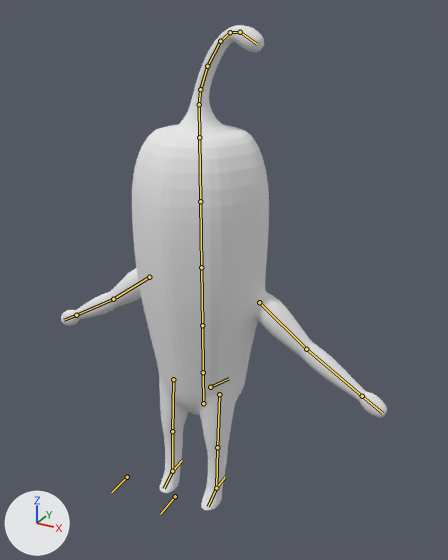
Before and after pictures for a commit that changed the Blender file Arts/Models/Characters/Pepper/Pepper.blend.
Camera for both pictures: a 50 mm lens placed at (5.03, -8.35, 8.57), pointed at (0.32, 0.21, 4.29). The axes (+X, +Y, +Z) are drawn at lower left. The lights are the same throughout. The bones that bend it are drawn over the model as lines.
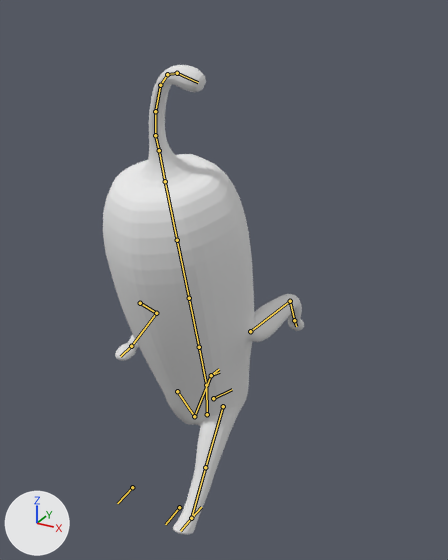
The newer file adds an action. The first version stands in its rest pose; the second is drawn at frame 24 of the action 'RunningAttackLong'.

What the commit changed:
Bone 'RootBone' (bone_rootbone) moves from (0.0, 0.0, 0.0) to (0.0, -0.33, -0.12).
Bone 'Spine.001' (bone_spine_001) turns from (0, 0, 0) to (15, 0, 0) degrees about its own x, y and z.
Bone 'Steam.001' (bone_steam_001) turns from (0, 0, 0) to (0, 0, 8) degrees about its own x, y and z.
Bone 'UpperArm.R' (bone_upperarm_r) turns from (0, 0, 0) to (-37, -8, 43) degrees about its own x, y and z.
Bone 'LowerArm.R' (bone_lowerarm_r) turns from (0, 0, 0) to (137, -7, 12) degrees about its own x, y and z.
Bone 'Hand.R' (bone_hand_r) turns from (0, 0, 0) to (9, -1, 0) degrees about its own x, y and z.
Bone 'UpperArm.L' (bone_upperarm_l) turns from (0, 0, 0) to (-85, 14, -52) degrees about its own x, y and z.
Bone 'LowerArm.L' (bone_lowerarm_l) turns from (0, 0, 0) to (55, 9, -26) degrees about its own x, y and z.
Bone 'LegIK.R' (bone_legik_r) moves from (0.0, 0.0, 0.0) to (0.0, 1.53, 1.33).
Bone 'LegIK.R' (bone_legik_r) turns from (0, 0, 0) to (-4, 0, 0) degrees about its own x, y and z.
Bone 'LegIK.L' (bone_legik_l) moves from (0.0, 0.0, 0.0) to (0.0, -0.9, 0.02).
Bone 'LegIK.L' (bone_legik_l) turns from (0, 0, 0) to (-5, 0, 0) degrees about its own x, y and z.

Pixel boxes (x1, y1, x2, y2) of what changed, in the pictures (448 x 560 px):
'Circle', posed (38% narrower)
    before: (61, 25, 387, 510)
    after: (103, 65, 304, 535)
bone 'RootBone', root to tip
    before: (203, 403) to (203, 372)
    after: (207, 414) to (206, 385)
bone 'Spine.001', root to tip
    before: (203, 372) to (202, 325)
    after: (206, 385) to (199, 347)
bone 'Steam.001', root to tip
    before: (199, 104) to (200, 89)
    after: (159, 150) to (155, 135)
bone 'UpperArm.R', root to tip
    before: (149, 277) to (113, 299)
    after: (140, 303) to (156, 313)
bone 'LowerArm.R', root to tip
    before: (113, 299) to (76, 315)
    after: (156, 313) to (131, 346)
bone 'Hand.R', root to tip
    before: (76, 315) to (64, 320)
    after: (131, 346) to (120, 356)
bone 'UpperArm.L', root to tip
    before: (259, 302) to (306, 349)
    after: (250, 331) to (290, 301)
bone 'LowerArm.L', root to tip
    before: (306, 349) to (362, 396)
    after: (290, 301) to (294, 320)
bone 'LegIK.R', root to tip
    before: (172, 471) to (182, 460)
    after: (211, 375) to (219, 369)
bone 'LegIK.L', root to tip
    before: (216, 488) to (225, 477)
    after: (191, 518) to (201, 507)
